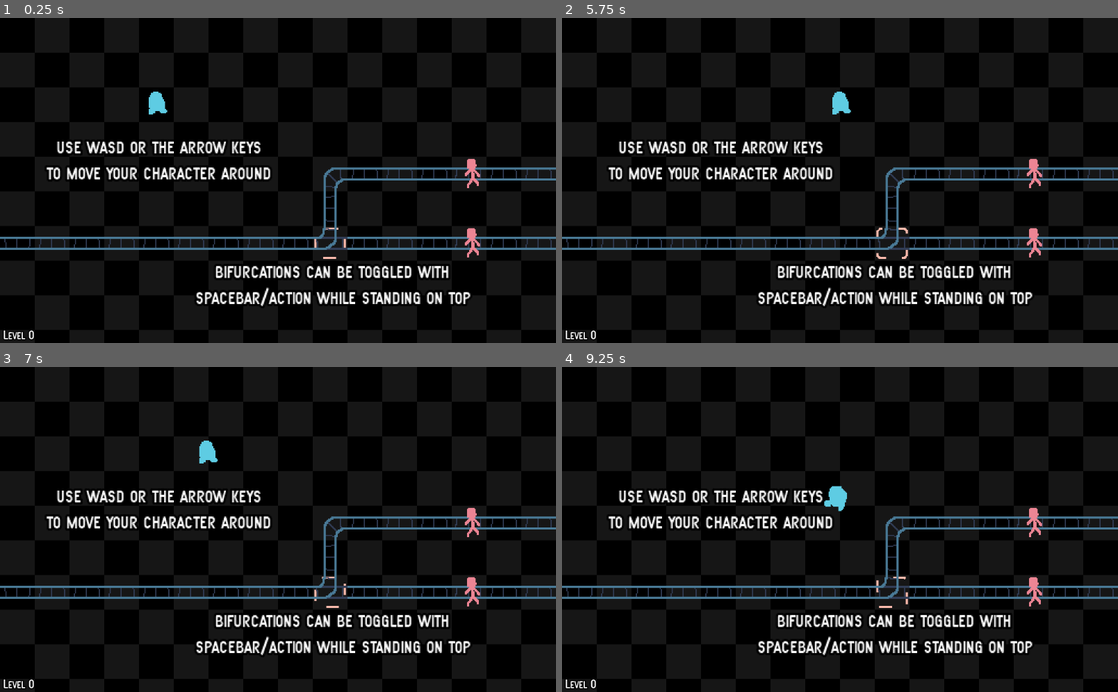
Above: before the commit, frames 1-4 (two rows, left to right).
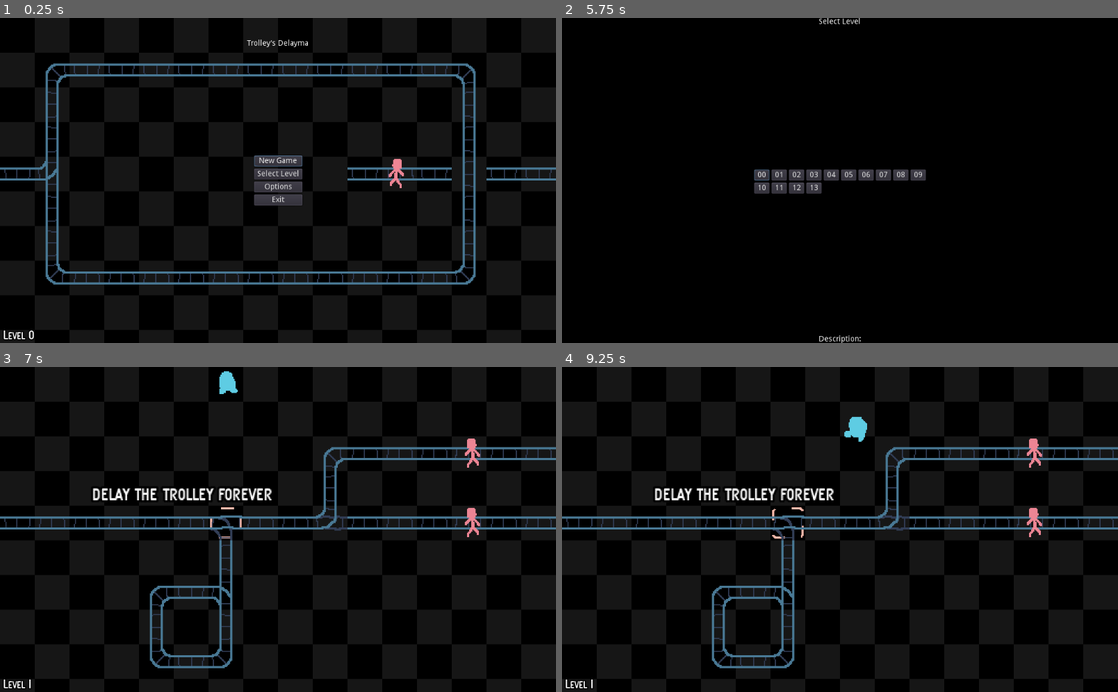
Above: after the commit, the same moments.

Repository: albertnez/ld50
Game: Godot game, scene res://scenes/main_menu_handler.tscn
Same seed, same stepped clock (60 frames per second), same inputs: the game is played once before the commit and once after it. Before the commit the project starts from res://scenes/world.tscn.
Inputs (mouse positions are in pixels of both pictures, inside the frame that each line leads up to):
- Up to frame 1 (0.25 s): no input
- Up to frame 2 (5.75 s): click (840, 174) at 0.5 s, where only the run after the commit has a clickable "Select Level"; click (762, 174) at 1.25 s, where only the run after the commit has a clickable "00"; tap Enter (restart) at 2 s; hold Right (ui_right) 2.03-2.78 s; hold Down (ui_down) 2.78-3.53 s; hold Right (ui_right) 3.53-4.28 s; hold Up (ui_up) 4.28-5.03 s; hold Left (ui_left) from 5.03 s (still down); tap Escape (ui_cancel) at 5.65 s
- Up to frame 3 (7 s): release Left (ui_left) at 5.75 s; click (216, 523) at 5.75 s, where only the run after the commit has a clickable "01"; hold Left (ui_left) from 6.53 s (still down)
- Up to frame 4 (9.25 s): release Left (ui_left) at 7.28 s; hold Down (ui_down) 7.28-8.03 s; hold Right (ui_right) 8.03-8.78 s; hold Up (ui_up) from 8.78 s (still down)

The runs differ from the first frame. In frame 1, 12% of the frame differs, in the area x 0-100%, y 6-89%; in frame 2, 8.7%; in frame 3, 9.5%; in frame 4, 9.6%.

Commit message:
Expanding menu, and setting it as main root scene

Diff:
--- a/project.godot
+++ b/project.godot
@@ -45,7 +45,7 @@
 [application]
 
 config/name="ld50"
-run/main_scene="res://scenes/world.tscn"
+run/main_scene="res://scenes/main_menu_handler.tscn"
 config/icon="res://icon.png"
 
 [autoload]
--- a/scenes/global_state.gd
+++ b/scenes/global_state.gd
@@ -3,7 +3,7 @@
 
 var level_completed = false
 var level_lost = false
-var in_menu = true
+var in_main_menu = false
 var level = 0
 var in_true_end = false
 
@@ -11,6 +11,8 @@
 	Color("ee8695"),  # Palette Red.
 	Color.aquamarine,
 ]
+
+const MENU_LEVEL := preload("res://scenes/levels/menu/menu_level.tscn")
 
 const LEVEL_LIST := [
 	# Introduction
@@ -54,7 +56,8 @@
 	return true
 
 
-func set_new_level(new_level: int) -> void:
+func set_new_level(new_level: int, new_in_main_menu: bool) -> void:
+	in_main_menu = new_in_main_menu
 	level = new_level
 	level_completed = false
 	level_lost = false
@@ -63,6 +66,8 @@
 
 
 func get_level_scene() -> PackedScene:
+	if in_main_menu:
+		return MENU_LEVEL
 	return LEVEL_LIST[level]
 
 
--- a/scenes/levels/level10.tscn
+++ b/scenes/levels/level10.tscn
@@ -2,7 +2,7 @@
 
 [ext_resource path="res://scenes/tilemap.tscn" type="PackedScene" id=1]
 
-[node name="TileMap" instance=ExtResource( 1 )]
+[node name="TileMap3" instance=ExtResource( 1 )]
 tile_data = PoolIntArray( 0, -1073741823, 3, 1, 1, 0, 2, 1, 0, 3, 1, 0, 4, 1, 3, 5, 536870913, 131072, 6, -1073741823,  …(2740 unchanged characters)…
 TROLLEY_WAIT_TIME = 3.0
 
@@ -14,7 +14,7 @@
 text = "find a loop"
 
 [node name="ActionHoverIndicator" parent="." index="5"]
-frame = 6
+frame = 3
 
 [node name="LevelTileHintSprite" parent="." index="7"]
-frame = 0
+frame = 9
--- a/scenes/levels/level11.tscn
+++ b/scenes/levels/level11.tscn
@@ -3,7 +3,7 @@
 [ext_resource path="res://scenes/ui/font_tilemap.tres" type="DynamicFont" id=1]
 [ext_resource path="res://scenes/tilemap.tscn" type="PackedScene" id=2]
 
-[node name="TileMap" instance=ExtResource( 2 )]
+[node name="TileMap2" instance=ExtResource( 2 )]
 tile_data = PoolIntArray( 0, 0, 0, 1, 0, 0, 2, 0, 2, 3, 0, 0, 4, 0, 0, 5, 536870913, 131072, 6, 0, 0, 7, 0, 65536, 1310 …(740 unchanged characters)…
 TROLLEY_WAIT_TIME = 3.0
 
@@ -17,8 +17,8 @@
 DELAY THE INEVITABLE"
 align = 1
 
-[node name="ActionHoverIndicator" parent="." index="5"]
-frame = 5
+[node name="Camera2D" parent="." index="4"]
+current = false
 
 [node name="LevelTileHintSprite" parent="." index="7"]
-frame = 0
+frame = 5
--- /dev/null
+++ b/scenes/levels/menu/menu_level.tscn
@@ -0,0 +1,22 @@
+[gd_scene load_steps=2 format=2]
+
+[ext_resource path="res://scenes/tilemap.tscn" type="PackedScene" id=1]
+
+[node name="TileMap" instance=ExtResource( 1 )]
+tile_data = PoolIntArray( -131067, 536870913, 131072, 65537, -1073741823, 3, 65538, 1, 0, 65539, 1, 0, 65540, 1, 0, 65541, 1, 0, 65542, 1, 0, 65543, 1, 0, 65544, 1, 0, 65545, 1, 0, 65546, 1, 0, 65547, 1, 0, 65548, 1, 0, 65549, 1, 3, 131073, -1073741823, 0, 131085, -1610612735, 0, 262143, 1, 196609, 196609, -1073741823, 0, 196621, -1610612735, 0, 327679, 1, 196608, 262144, 536870913, 0, 262145, -1610612735, 65537, 262154, 1, 0, 262155, 536870913, 65536, 262156, 1, 0, 262157, -1610612735, 0, 262158, 1, 0, 262159, 1, 0, 327681, -1073741823, 0, 327693, -1610612735, 0, 393217, -1073741823, 0, 393229, -1610612735, 0, 458753, 1610612737, 3, 458754, 1610612737, 0, 458755, 1610612737, 0, 458756, 1610612737, 0, 458757, 1610612737, 0, 458758, 1610612737, 0, 458759, 1610612737, 0, 458760, 1610612737, 0, 458761, 1610612737, 0, 458762, 1610612737, 0, 458763, 1610612737, 0, 458764, 1610612737, 0, 458765, -1610612735, 3 )
+TROLLEY_WAIT_TIME = 0.0
+
+[node name="DefaultLabel" parent="Control" index="0"]
+margin_left = 6.0
+margin_top = 11.0
+margin_right = 328.0
+margin_bottom = 66.0
+
+[node name="Camera2D" parent="." index="4"]
+current = false
+
+[node name="ActionHoverIndicator" parent="." index="5"]
+frame = 9
+
+[node name="LevelTileHintSprite" parent="." index="7"]
+frame = 6
--- a/scenes/levels/tutorial/bifurcation_direction.tscn
+++ b/scenes/levels/tutorial/bifurcation_direction.tscn
@@ -41,7 +41,4 @@
 current = false
 
 [node name="ActionHoverIndicator" parent="." index="5"]
-frame = 0
-
-[node name="LevelTileHintSprite" parent="." index="7"]
-frame = 2
+frame = 6
--- a/scenes/main_menu_handler.tscn
+++ b/scenes/main_menu_handler.tscn
@@ -1,8 +1,12 @@
-[gd_scene load_steps=2 format=2]
+[gd_scene load_steps=3 format=2]
 
 [ext_resource path="res://scenes/ui/menu.tscn" type="PackedScene" id=1]
+[ext_resource path="res://scenes/world.tscn" type="PackedScene" id=2]
 
-[node name="Node2D" type="Node2D"]
+[node name="MainMenuHandler" type="Node2D"]
+
+[node name="World" parent="." instance=ExtResource( 2 )]
+_menu_demo_mode = true
 
 [node name="CanvasLayer" type="CanvasLayer" parent="."]
 
--- a/scenes/ui/level_select.gd
+++ b/scenes/ui/level_select.gd
@@ -18,6 +18,10 @@
 		ind += 1
 
 
+func _process(delta: float) -> void:
+	if Input.is_action_just_pressed("ui_cancel"):
+		get_tree().change_scene_to(load("res://scenes/main_menu_handler.tscn"))
+
 func _on_LevelButton_pressed(level: int) -> void:
 	var world_scene : GameWorld = load("res://scenes/world.tscn").instance()
 	world_scene._current_level = level
--- a/scenes/ui/menu.gd
+++ b/scenes/ui/menu.gd
@@ -1,9 +1,10 @@
 extends Control
 
+onready var _new_game_button := get_node("%NewGameButton")
 
 # Called when the node enters the scene tree for the first time.
 func _ready() -> void:
-	pass # Replace with function body.
+	_new_game_button.grab_focus()
 
 
 func _on_NewGameButton_pressed() -> void:
--- a/scenes/ui/menu.tscn
+++ b/scenes/ui/menu.tscn
@@ -16,6 +16,7 @@
 alignment = 1
 
 [node name="NewGameButton" type="Button" parent="VBoxContainer"]
+unique_name_in_owner = true
 margin_top = 254.0
 margin_right = 89.0
 margin_bottom = 274.0
--- a/scenes/world.gd
+++ b/scenes/world.gd
@@ -2,6 +2,7 @@
 class_name GameWorld
 
 export (int, 0, 15) var _current_level := 0
+export (bool) var _menu_demo_mode := false
 
 var _toggle_triggered_trolley_already := false
 onready var _player := $ScaledView/Player
@@ -13,7 +14,6 @@
 const trolley_packed_scene := preload("res://scenes/trolley.tscn")
 
 func _ready() -> void:
-	GlobalState.in_menu = _current_level == 0
 	EventBus.connect("trolley_created", self, "_on_EventBus_trolley_created")
 	EventBus.connect("person_crashed", self, "_on_EventBus_person_crashed")
 	EventBus.connect("level_restart", self, "_on_EventBus_level_restart")
@@ -24,7 +24,7 @@
 
 func _start_level() -> void:
 	_toggle_triggered_trolley_already = false
-	GlobalState.set_new_level(_current_level)
+	GlobalState.set_new_level(_current_level, _menu_demo_mode)
 	var tilemap_scene := GlobalState.get_level_scene()
 	var new_tilemap = tilemap_scene.instance()
 	_tilemap.get_parent().add_child_below_node(_tilemap, new_tilemap)
@@ -52,6 +52,11 @@
 
 
 func _process(delta: float) -> void:
+
+	if Input.is_action_just_pressed("ui_cancel"):
+		get_tree().change_scene_to(load("res://scenes/ui/level_select.tscn"))
+		return
+
 	var player_toggled = false
 
 	var player_can_toggle = (
@@ -114,5 +119,4 @@
 
 func _next_level():
 	_current_level += 1
-	GlobalState.in_menu = false
 	EventBus.emit_signal("level_restart")
